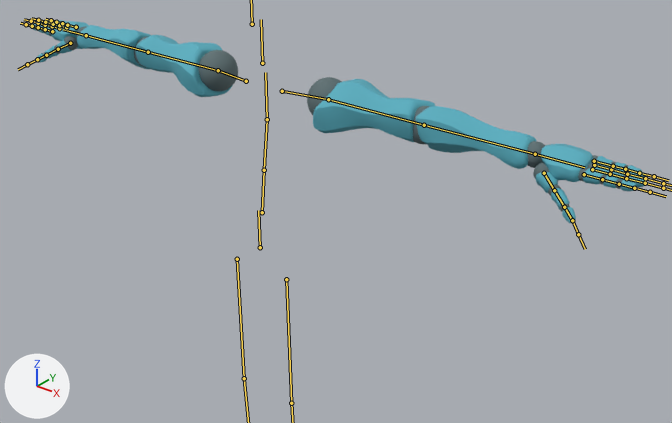
The FBX model Assets/Art/Character/YBOT_Arms.fbx: old version first, new version second.
Rendered twice from a camera (50 mm lens) standing at (1.534, -1.595, 2.172) and looking at (0.125, 0.168, 1.079). The lights are fixed; the arrows at lower left show +X, +Y and +Z. The bones that bend it are drawn over the model as lines.

Objects in the first picture: 'Alpha_Joints', 'Alpha_Surface'.
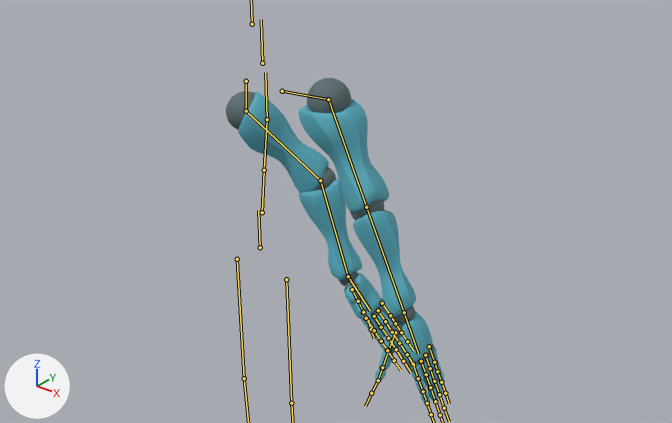
The newer file adds an action. The first version stands in its rest pose; the second is drawn at frame 1 of the action 'Armature|LeftArmIdle'.

Boxes [x1, y1, x2, y2] around the edits, measured in the pictures (672 x 423 px):
'Alpha_Surface', posed (66% narrower, 53% taller): before [31, 19, 646, 223]; after [238, 91, 445, 404]
'Alpha_Joints', posed (64% narrower, 66% taller): before [35, 21, 630, 212]; after [226, 78, 442, 395]
bone 'mixamorig:LeftArm', root to tip: before (328, 99) to (424, 125); after (328, 99) to (366, 207)
bone 'mixamorig:RightShoulder', root to tip: before (246, 81) to (218, 70); after (246, 81) to (246, 111)
bone 'mixamorig:RightArm', root to tip: before (218, 70) to (148, 52); after (246, 111) to (320, 180)
bone 'mixamorig:RightForeArm', root to tip: before (148, 52) to (86, 35); after (320, 180) to (348, 276)
bone 'mixamorig:RightHand', root to tip: before (86, 35) to (63, 29); after (348, 276) to (370, 310)

Patch to the scene script:
```diff
--- a/Assets/Art/Character/YBOT_Arms.fbx.py
+++ b/Assets/Art/Character/YBOT_Arms.fbx.py
@@ bone_mixamorig_leftarm @@
 bone_mixamorig_leftarm = bpy.data.objects['Armature'].pose.bones['mixamorig:LeftArm']  # child of 'mixamorig:LeftShoulder'
-bone_mixamorig_leftarm.rotation_quaternion = (1.0, 0.0, 0.0, 0.0)  # degrees (0, 0, 0)
+bone_mixamorig_leftarm.rotation_quaternion = (0.857, 0.514, -0.013, 0.022)  # degrees (62, -3, 1)
@@ bone_mixamorig_rightshoulder @@
 bone_mixamorig_rightshoulder = bpy.data.objects['Armature'].pose.bones['mixamorig:RightShoulder']  # child of 'mixamorig:Spine2'
-bone_mixamorig_rightshoulder.rotation_quaternion = (1.0, 0.0, 0.0, 0.0)  # degrees (0, 0, 0)
+bone_mixamorig_rightshoulder.rotation_quaternion = (0.811, 0.496, -0.309, -0.008)  # degrees (69, -30, -22)
@@ bone_mixamorig_rightarm @@
 bone_mixamorig_rightarm = bpy.data.objects['Armature'].pose.bones['mixamorig:RightArm']  # child of 'mixamorig:RightShoulder'
-bone_mixamorig_rightarm.rotation_quaternion = (1.0, 0.0, 0.0, 0.0)  # degrees (0, 0, 0)
+bone_mixamorig_rightarm.rotation_quaternion = (0.85, 0.526, -0.014, -0.023)  # degrees (64, 0, -3)
@@ bone_mixamorig_rightforearm @@
 bone_mixamorig_rightforearm = bpy.data.objects['Armature'].pose.bones['mixamorig:RightForeArm']  # child of 'mixamorig:RightArm'
-bone_mixamorig_rightforearm.rotation_quaternion = (1.0, 0.0, 0.0, 0.0)  # degrees (0, 0, 0)
+bone_mixamorig_rightforearm.rotation_quaternion = (0.961, -0.148, 0.053, -0.227)  # degrees (-18, 2, -27)
@@ bone_mixamorig_righthand @@
 bone_mixamorig_righthand = bpy.data.objects['Armature'].pose.bones['mixamorig:RightHand']  # child of 'mixamorig:RightForeArm'
-bone_mixamorig_righthand.rotation_quaternion = (1.0, 0.0, 0.0, 0.0)  # degrees (0, 0, 0)
+bone_mixamorig_righthand.rotation_quaternion = (0.979, 0.202, 0.033, 0.025)  # degrees (23, 3, 4)
```
